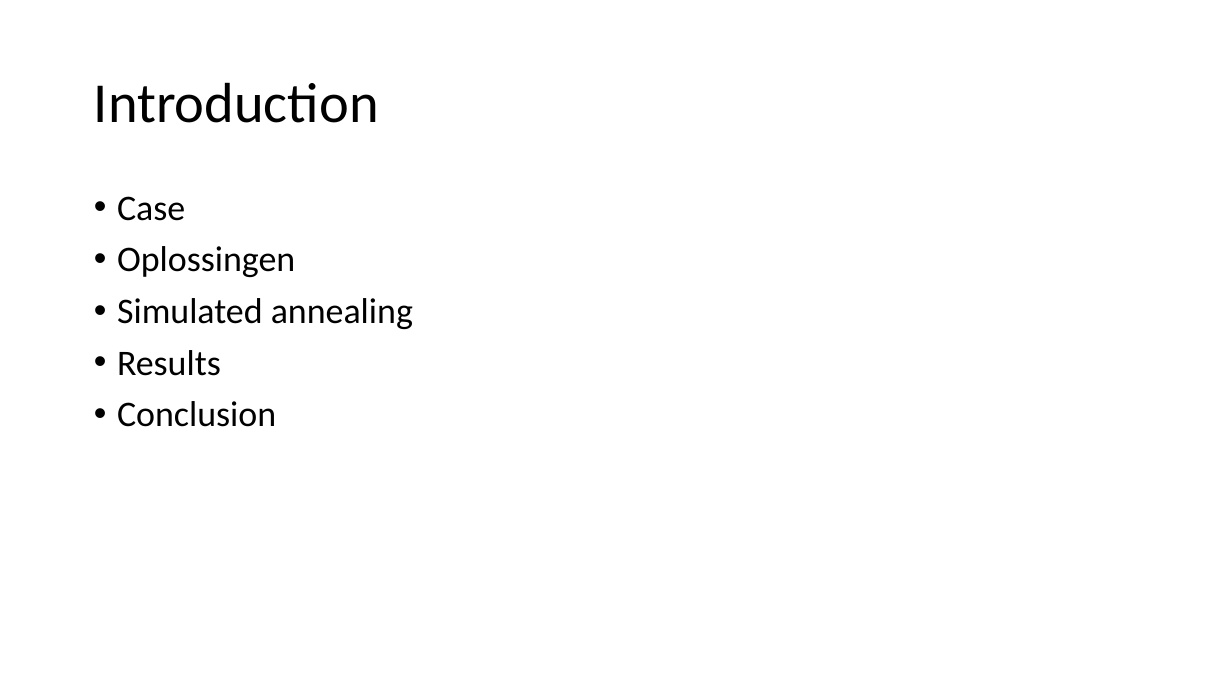
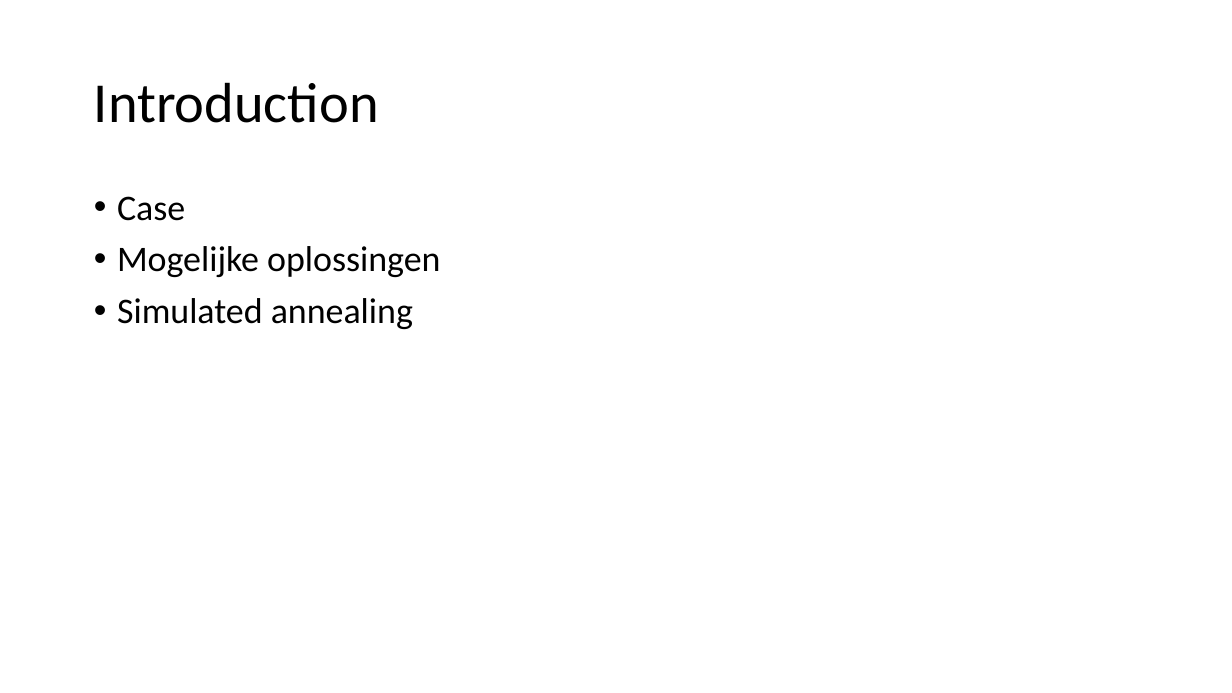
Before and after one commit to TammeThijs/Heuristics, a slide deck: slide 2 of Presentation1.pptx. Drawn at 1232x693 pixels with LibreOffice and Linux fonts; fonts in the diff are those of the drawing. Boxes give left, top, right and bottom in pixels: in the first picture for what was removed or moved away, otherwise in the second. Text is boxed around its words. In the diff, an @@ line names an element or a change of style, - is before the commit and + after.

```diff
--- a/Presentation1.pptx
+++ b/Presentation1.pptx
@@ text at [117,246,440,277]: text changed @@
-• Oplossingen
+• Mogelijke oplossingen
@@ text at [117,350,276,427]: paragraphs removed @@
-• Results
-• Conclusion
```
Also in this commit, not shown: 3 other slides changed, 3 other files.
